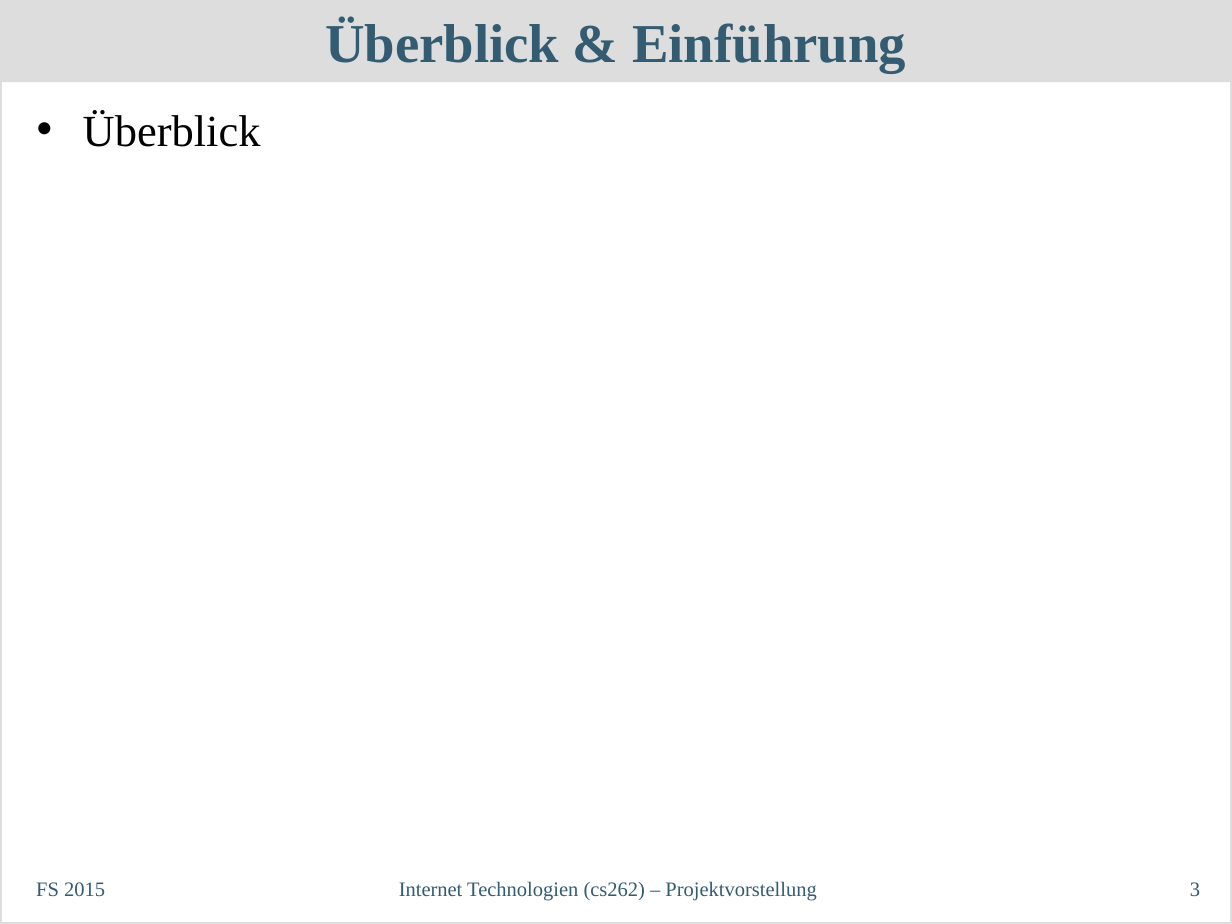
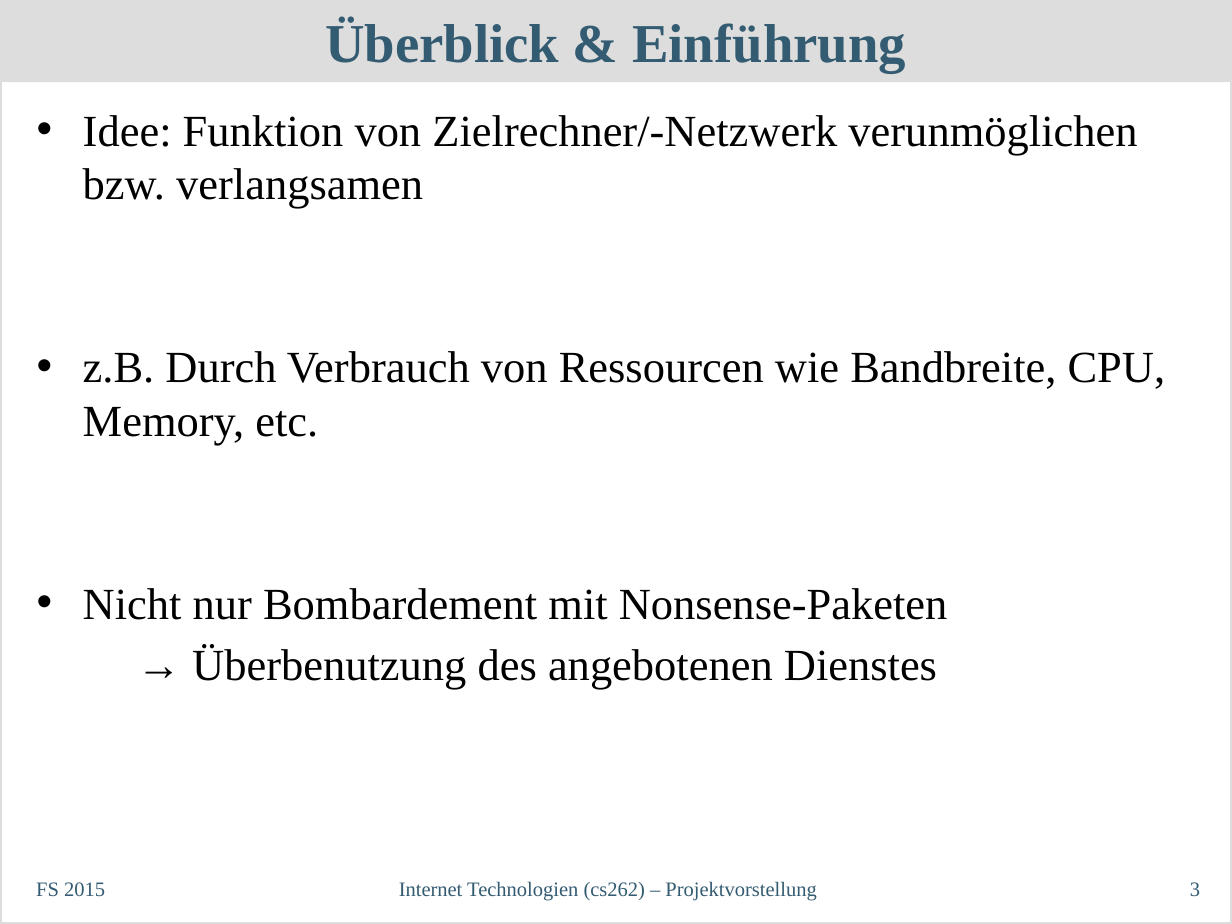
Before and after one commit to philipp-oldenburg/dos, a slide deck: slide 3 of Projektvorstellung/InetTechKurzvortrag.odp. Drawn at 1232x924 pixels with LibreOffice and Linux fonts; fonts in the diff are those of the drawing. Boxes give left, top, right and bottom in pixels: in the first picture for what was removed or moved away, otherwise in the second. Text is boxed around its words. In the diff, an @@ line names an element or a change of style, - is before the commit and + after.

Commit message:
Altered presentation and added png files

```diff
--- a/Projektvorstellung/InetTechKurzvortrag.odp
+++ b/Projektvorstellung/InetTechKurzvortrag.odp
@@ text at (83,115,1166,688): text changed @@
-• Überblick
+• Idee: Funktion von Zielrechner/-Netzwerk verunmöglichen bzw. verlangsamen
+• z.B. Durch Verbrauch von Ressourcen wie Bandbreite, CPU, Memory, etc.
+• Nicht nur Bombardement mit Nonsense-Paketen
+  → Überbenutzung des angebotenen Dienstes
```
Also in this commit, not shown: 6 other files.
